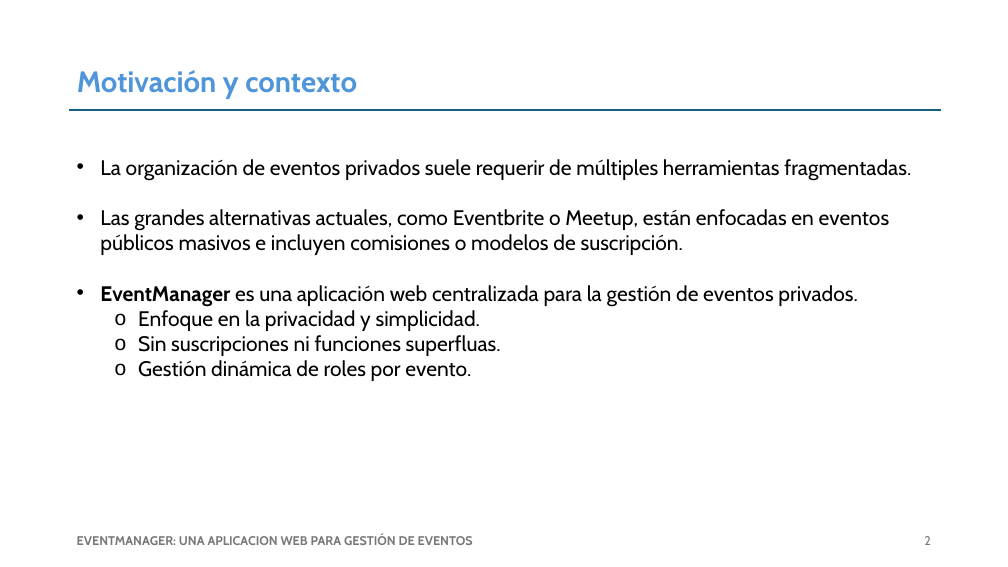
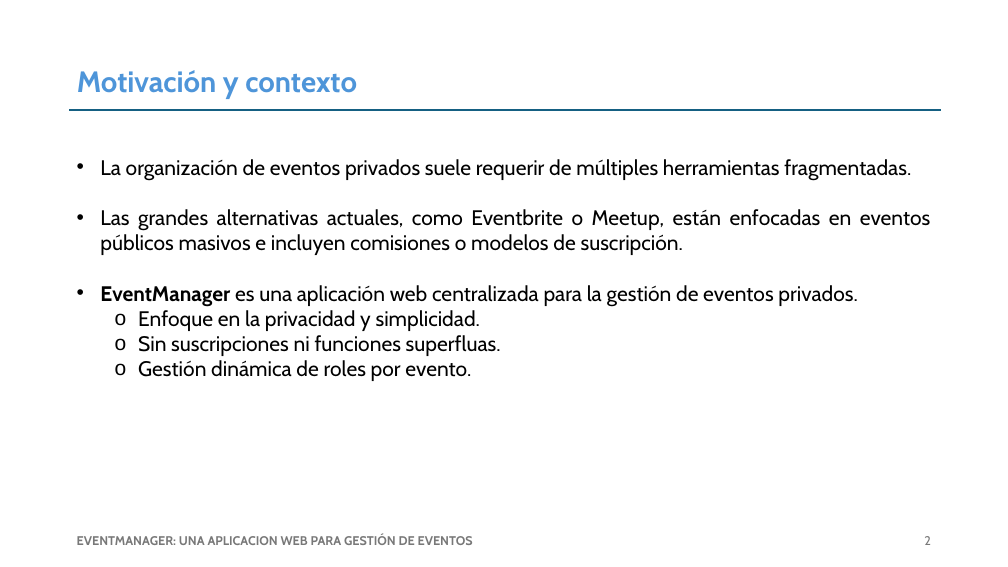
Before and after one commit to codeurjc-students/2025-EventManager, a slide deck: slide 3 of Defensa_GII_SergioTorresRivero.pptx. Drawn at 1008x567 pixels with LibreOffice and Linux fonts; fonts in the diff are those of the drawing. Boxes give left, top, right and bottom in pixels: in the first picture for what was removed or moved away, otherwise in the second. Text is boxed around its words. In the diff, an @@ line names an element or a change of style, - is before the commit and + after.

```diff
--- a/Defensa_GII_SergioTorresRivero.pptx
+++ b/Defensa_GII_SergioTorresRivero.pptx
@@ text "La organización de eventos privados ..." at [100, 159, 931, 381]: alignment left to justified @@
```
Also in this commit, not shown: 2 other slides changed, 1 other file.
